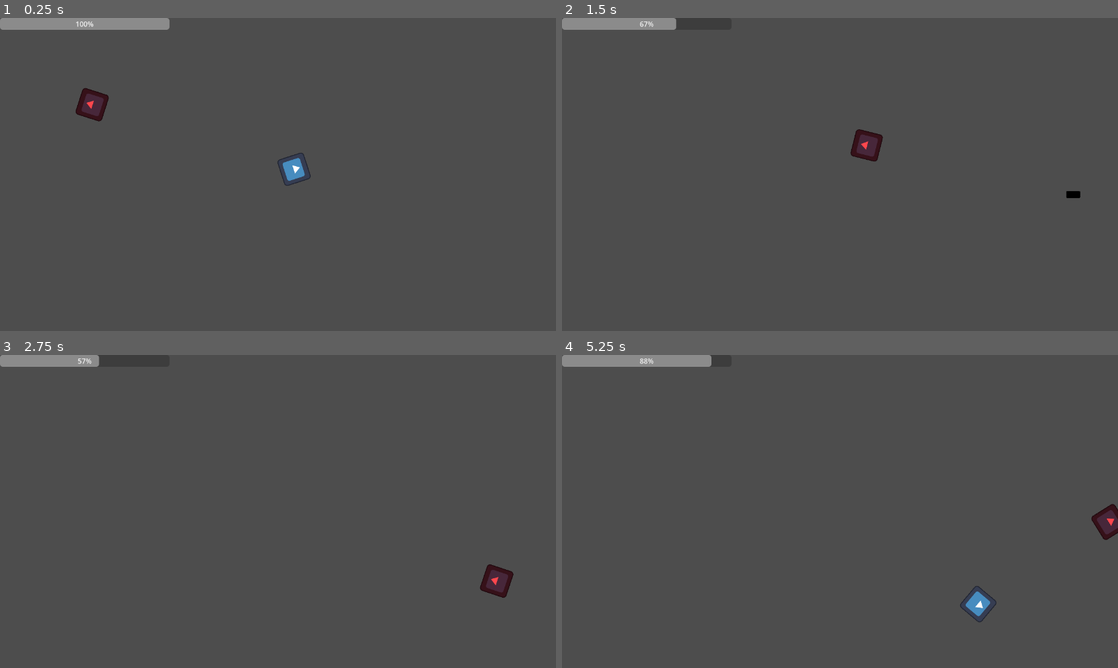
Above: before the commit, frames 1-4 (two rows, left to right).
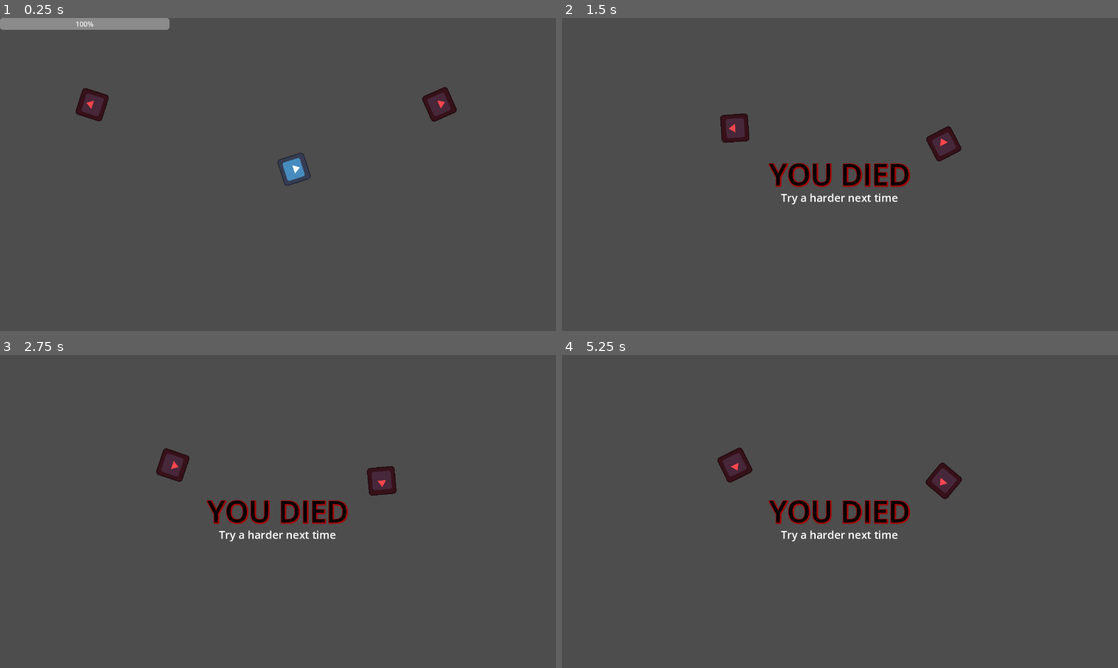
Above: after the commit, the same moments.

Repository: adsuttman/GDTest
Game: Godot game, scene res://main_level.tscn
Same seed, same stepped clock (60 frames per second), same inputs: the game is played once before the commit and once after it. The engine's default icon, where the game draws it, is replaced by a stand-in: a white triangle on a blue panel in a dark square.
Inputs (mouse positions are in pixels of both pictures, inside the frame that each line leads up to):
- Up to frame 1 (0.25 s): no input
- Up to frame 2 (1.5 s): move the mouse to (962, 158) at 0.52 s; hold D (move_right) 0.53-1.28 s; hold Shift (boost) 0.53-1.28 s; move the mouse to (728, 190) at 1.27 s; hold S (move_down) from 1.28 s (still down); tap Space (shoot) at 1.35 s
- Up to frame 3 (2.75 s): move the mouse to (333, 442) at 2.02 s; release S (move_down) at 2.03 s; hold D (move_right) from 2.03 s (still down); hold Shift (boost) from 2.03 s (still down)
- Up to frame 4 (5.25 s): move the mouse to (812, 574) at 2.77 s; release D (move_right) at 2.78 s; release Shift (boost) at 2.78 s; hold W (move_up) 2.78-3.53 s; tap Space (shoot) at 2.85, 4.35 s; move the mouse to (1006, 558) at 3.52 s; hold Shift (boost) 3.53-4.28 s; hold A (move_left) 3.53-5.03 s; move the mouse to (673, 464) at 4.27 s; move the mouse to (867, 511) at 5.02 s; hold S (move_down) from 5.03 s (still down); hold Shift (boost) from 5.03 s (still down)

The runs differ from the first frame. In frame 1, 0.4% of the frame differs, in the area x 75-83%, y 22-34%; in frame 2, 3.5%; in frame 3, 3.3%; in frame 4, 3.9%, in the area x 0-100%, y 0-86%.

Commit message:
fixed enemy victory dance to work with multiple enemies

Diff:
--- a/enemy.gd
+++ b/enemy.gd
@@ -10,6 +10,7 @@
 func _ready():
 	if target == null:
 		target = get_tree().get_nodes_in_group("Player")[0]
+		target.player_death.connect(on_player_death)
 
 func _physics_process(delta) -> void:
 	var collision = get_last_slide_collision()
@@ -33,5 +34,5 @@
 		object.handle_hit()
 
 
-func _on_player_character_player_death():
+func on_player_death():
 	victory_dance = true
--- a/main_level.tscn
+++ b/main_level.tscn
@@ -14,6 +14,8 @@
 [node name="Enemy" parent="." instance=ExtResource("3_vabmo")]
 position = Vector2(117, 169)
 
+[node name="Enemy2" parent="." instance=ExtResource("3_vabmo")]
+position = Vector2(1103, 158)
+
 [connection signal="energy_changed" from="PlayerCharacter" to="HUD" method="_on_player_character_energy_changed"]
 [connection signal="player_death" from="PlayerCharacter" to="HUD" method="_on_player_character_player_death"]
-[connection signal="player_death" from="PlayerCharacter" to="Enemy" method="_on_player_character_player_death"]
